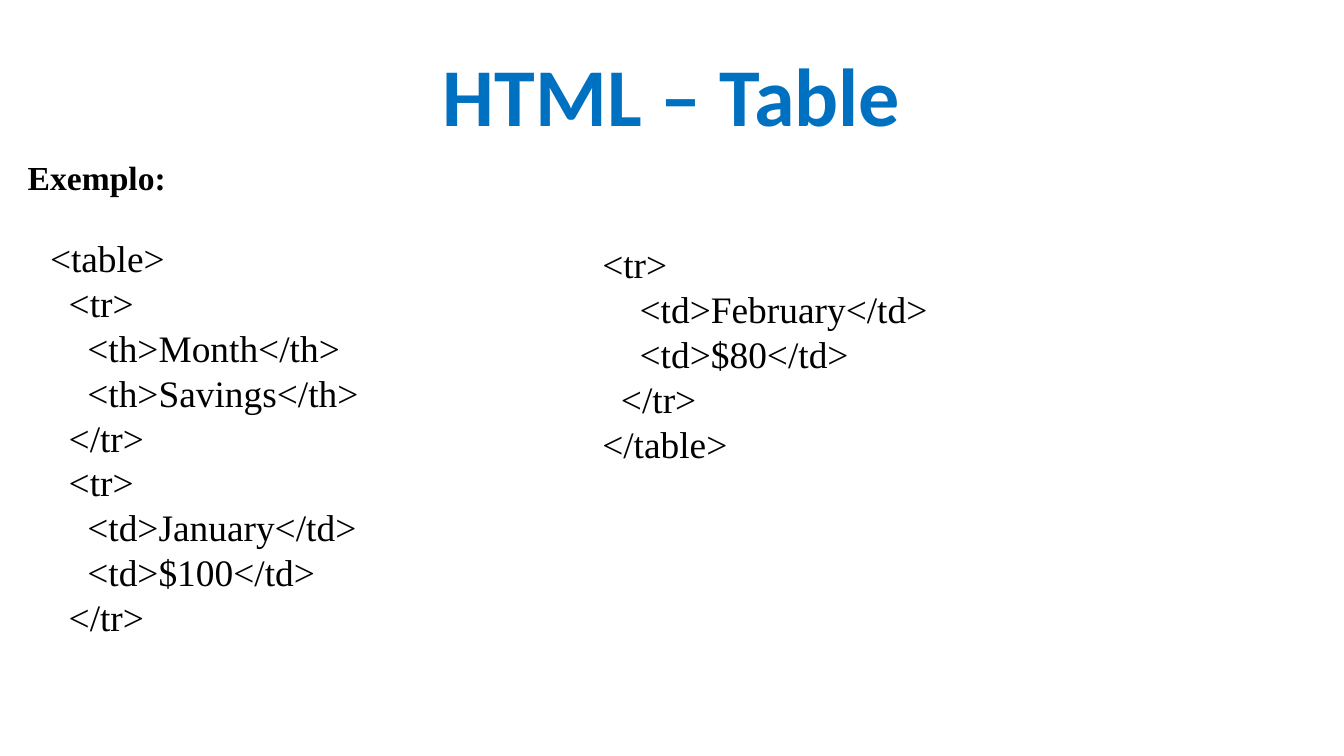
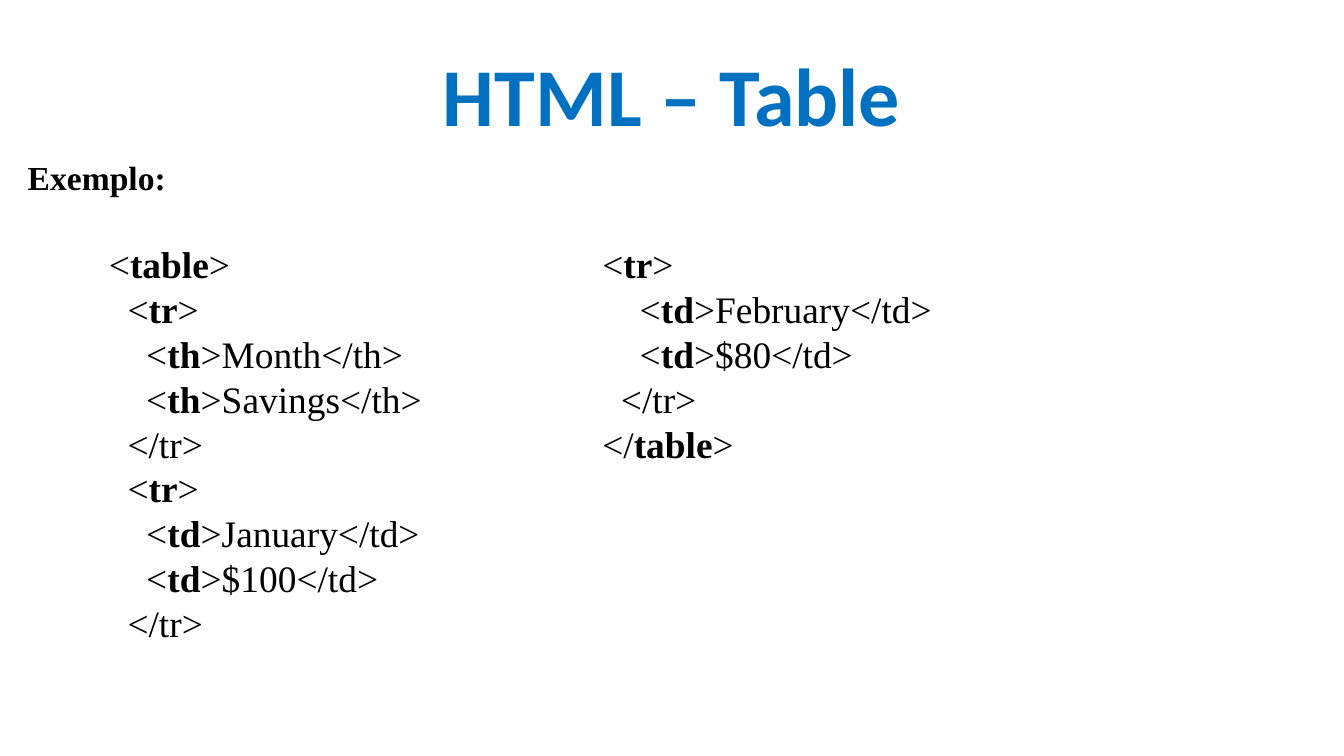
Before and after one commit to CloudEducationBrazil/WydenDesenvolvimentoWebPHP, a slide deck: slide 72 of 01 Classes/Aula 02, 03, 04 Desenvolvimento Web Caracterização - HTML.pptx (slide 73 before the commit). Drawn at 1344x756 pixels with LibreOffice and Linux fonts; fonts in the diff are those of the drawing; background and template pictures are left out. Boxes give left, top, right and bottom in pixels: in the first picture for what was removed or moved away, otherwise in the second. Text is boxed around its words. In the diff, an @@ line names an element or a change of style, - is before the commit and + after.

```diff
--- a/01 Classes/Aula 02, 03, 04 Desenvolvimento Web Caracterização - HTML.pptx
+++ b/01 Classes/Aula 02, 03, 04 Desenvolvimento Web Caracterização - HTML.pptx
@@ text "<table>": place and size @@
-text "<table>" at <box>50,246,358,632</box>
+text "<table>" at <box>109,252,421,638</box>
@@ text at <box>109,252,421,595</box>: bold on in "<table>", "<tr>", "<th>Month</th>", "<th>Savings</th>" and 3 more places @@
@@ text at <box>602,256,932,459</box>: bold on in "<tr>", "<td>February</td>", "<td>$80</td>", "</table>" @@
```
Also in this commit, not shown: 52 other slides changed, 1 slide removed, 1 other file.
